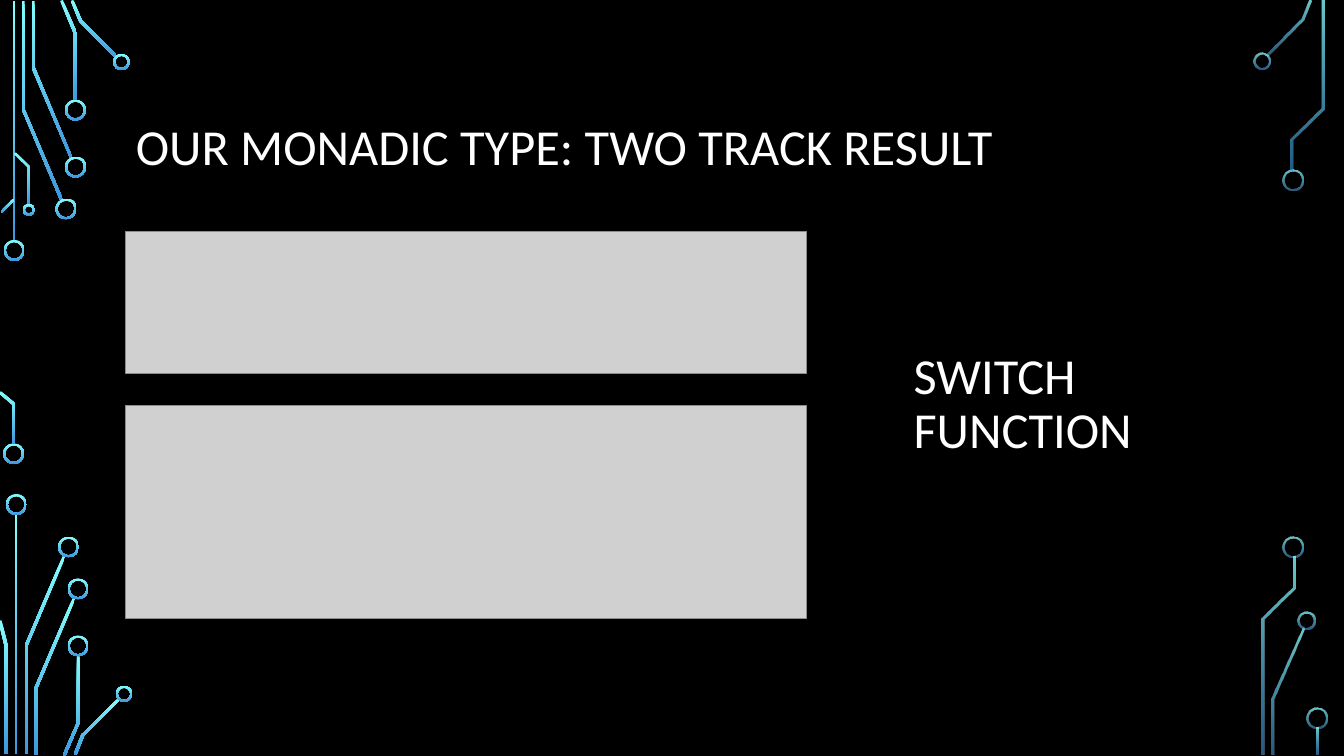
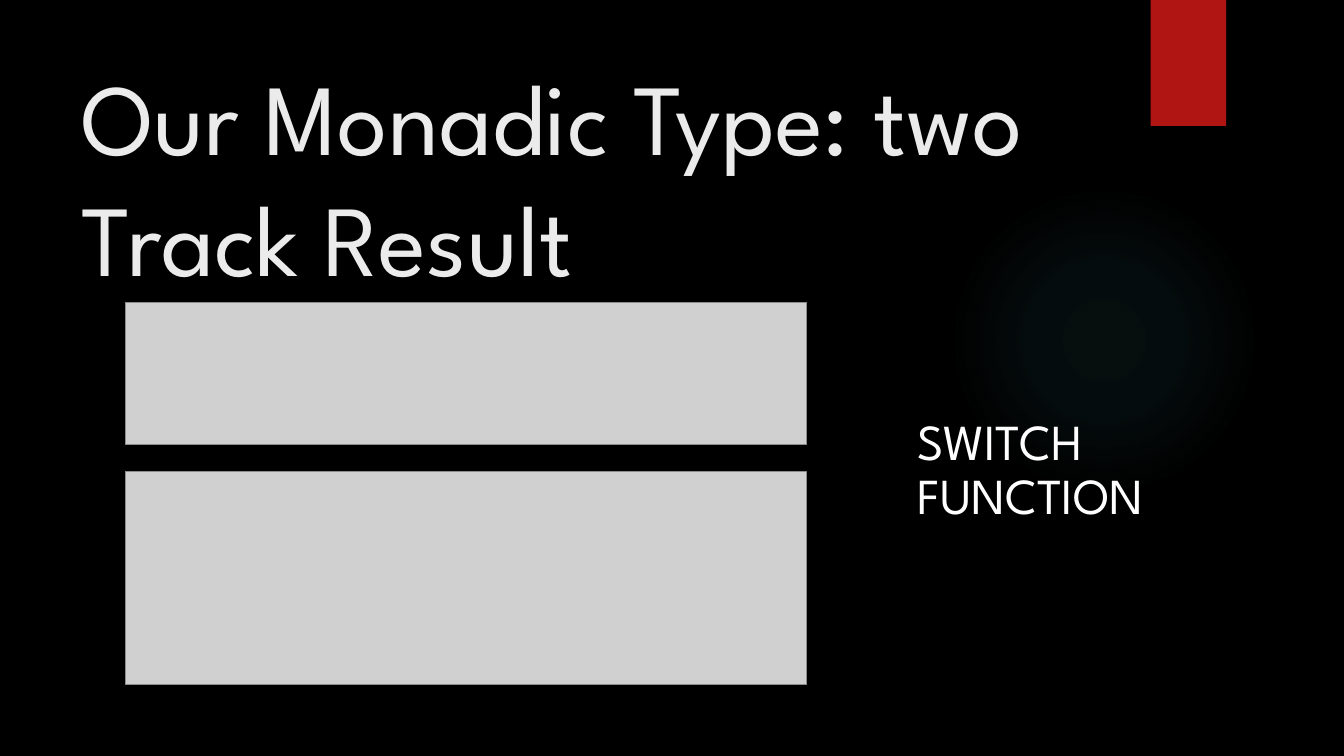
Before and after one commit to daleardi/roptalk, a slide deck: slide 16 of Monadic Error Handling Final.pptx. Drawn at 1344x756 pixels with LibreOffice and Linux fonts; fonts in the diff are those of the drawing; grey boxes stand for pictures; background and template pictures are left out. Boxes give left, top, right and bottom in pixels: in the first picture for what was removed or moved away, otherwise in the second. Text is boxed around its words. In the diff, an @@ line names an element or a change of style, - is before the commit and + after.

Commit message:
changed font size

```diff
--- a/Monadic Error Handling Final.pptx
+++ b/Monadic Error Handling Final.pptx
@@ rectangle added at bbox=[1150, 0, 1226, 126], fill #B01513 @@
@@ title "Our Monadic Type: two Track ..." at bbox=[81, 85, 1023, 306]: vertical alignment middle to top @@
@@ title at bbox=[81, 85, 1023, 306]: text changed; size 36 to 72 pt; font Calibri to League Spartan; text colour #FFFFFF to #EBEBEB @@
-OUR MONADIC TYPE: TWO TRACK RESULT
+Our Monadic Type: two Track Result
@@ ellipse added at bbox=[949, 185, 1259, 495], fill gradient #50B9C1 @@
@@ picture: place and size @@
-picture at bbox=[126, 231, 807, 373]
+picture at bbox=[126, 302, 807, 445]
@@ text "SWITCH FUNCTION": place and size @@
-text "SWITCH FUNCTION" at bbox=[914, 361, 1132, 449]
+text "SWITCH FUNCTION" at bbox=[917, 426, 1143, 515]
@@ text "SWITCH FUNCTION" at bbox=[917, 426, 1143, 515]: font Calibri to League Spartan @@
@@ picture: place and size @@
-picture at bbox=[126, 405, 807, 619]
+picture at bbox=[126, 472, 807, 686]
@@ group removed at bbox=[0, 0, 1328, 756]: 33 freeform shapes, 3 rectangles @@
```
Also in this commit, not shown: 40 other slides changed.
